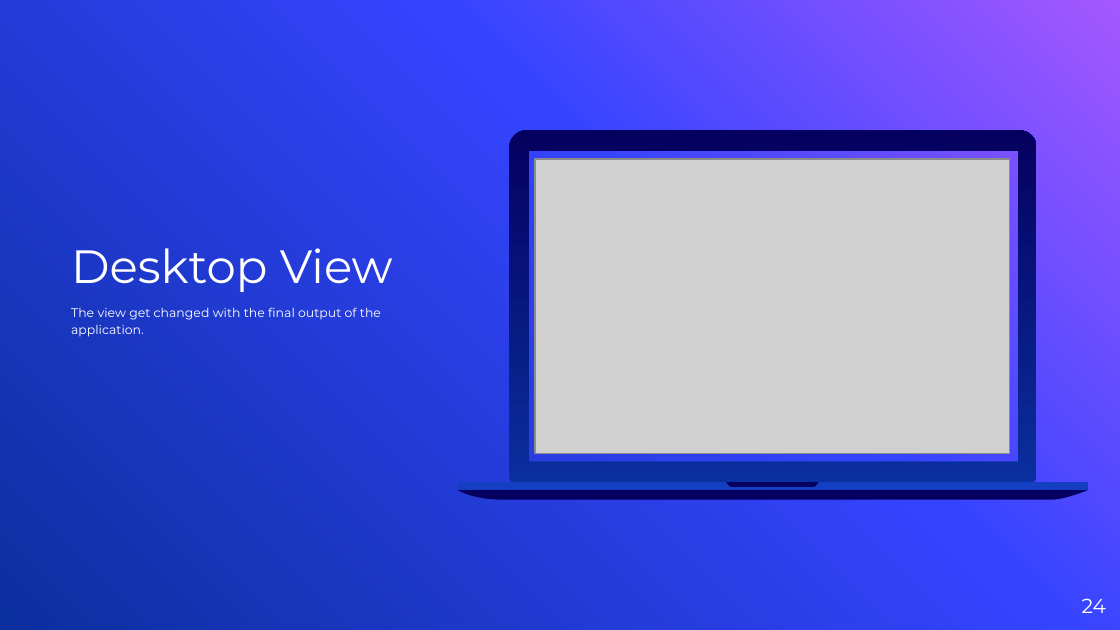
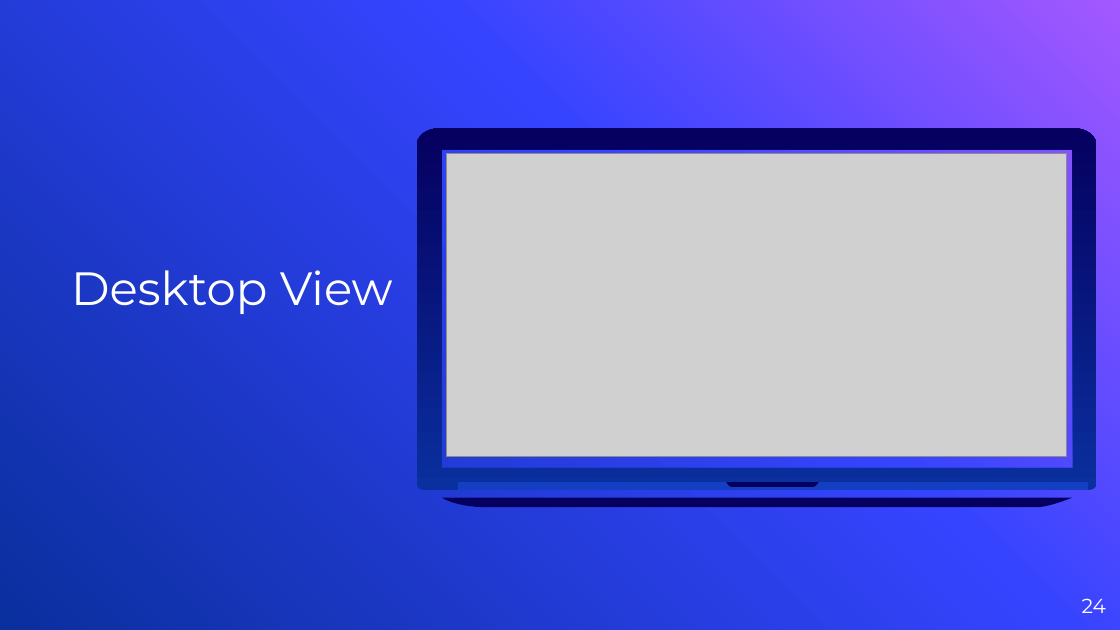
Before and after one commit to Namratasanger/Strategic-Hospital-Management-System, a slide deck: slide 24 of Aliena · SlidesCarnival.pptx. Drawn at 1120x630 pixels with LibreOffice and Linux fonts; fonts in the diff are those of the drawing; grey boxes stand for pictures; background and template pictures are left out. Boxes give left, top, right and bottom in pixels: in the first picture for what was removed or moved away, otherwise in the second. Text is boxed around its words. In the diff, an @@ line names an element or a change of style, - is before the commit and + after.

```diff
--- a/Aliena · SlidesCarnival.pptx
+++ b/Aliena · SlidesCarnival.pptx
@@ freeform shape: place and size @@
-freeform shape at [510,130,1037,483]
+freeform shape at [417,129,1096,491]
@@ picture: place and size @@
-picture at [535,159,1010,454]
+picture at [447,153,1066,457]
@@ text at [71,307,381,337]: paragraph removed @@
-The view get changed with the final output of the application.
@@ freeform shape: place and size @@
-freeform shape at [458,489,1089,500]
+freeform shape at [442,497,1073,507]
```
Also in this commit, not shown: 2 other slides changed, 8 slides added.
